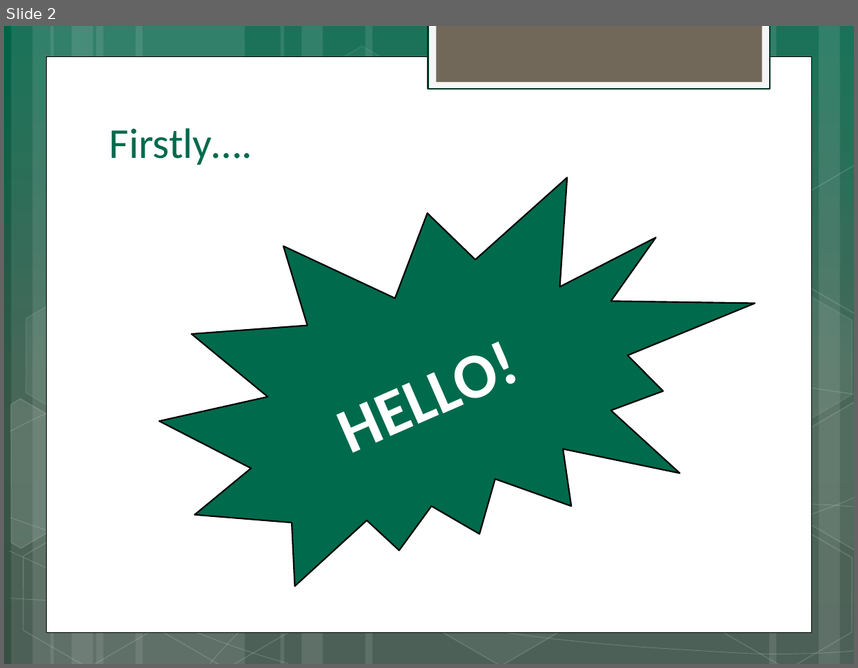
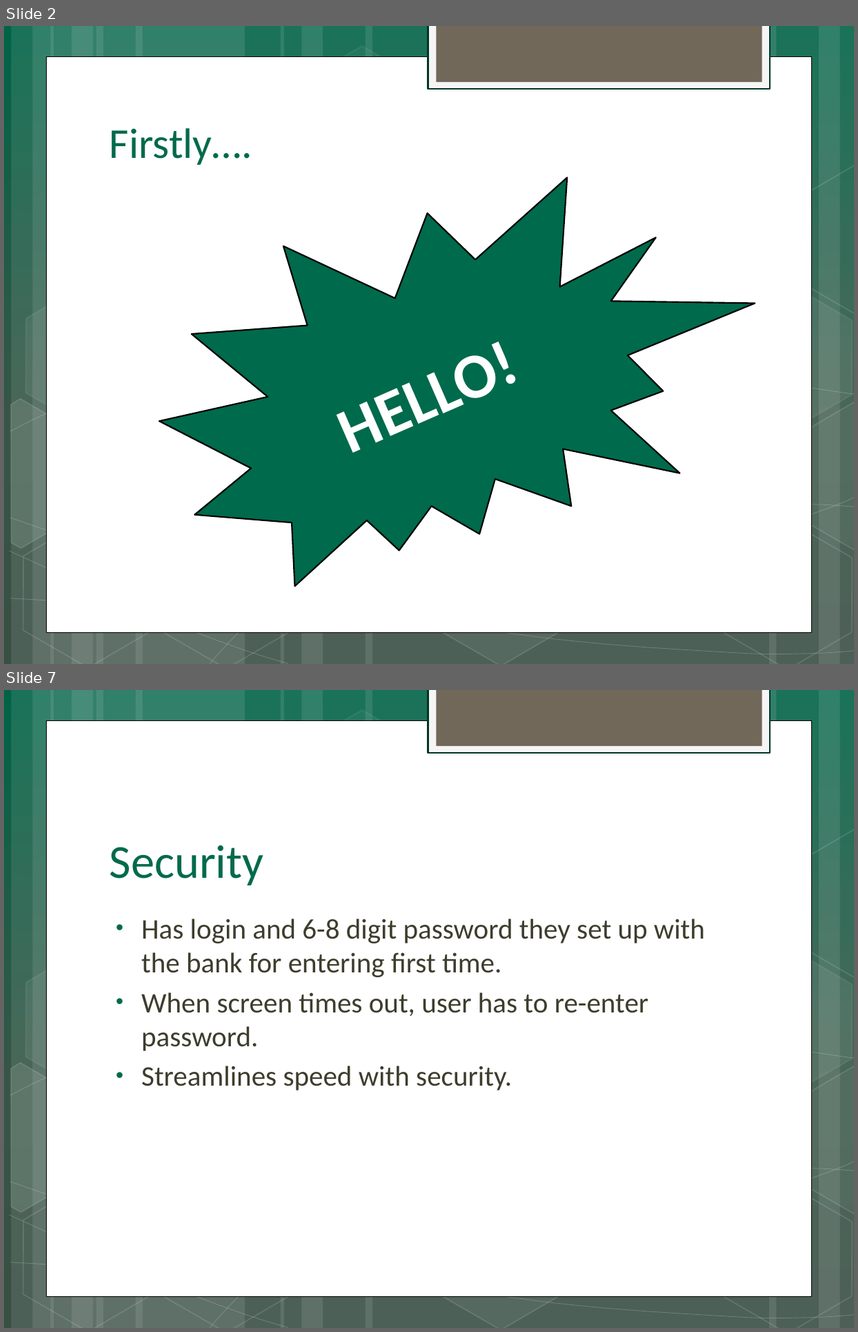
Before and after one commit to d-baranowski/Team-2, a slide deck: Powerpoint for Dragons Den/Dragons Den Presentation.pptx. Shown one above the other, each under a label of ours: slide 2 before the commit, slides 2 and 7 after it; the slides between them are not shown. The pictures are 858x668 and 858x1332 pixels, drawn with LibreOffice and Linux fonts; fonts in the diff are those of the drawing. Boxes give left, top, right and bottom in pixels: in the first picture for what was removed or moved away, otherwise in the second. Text is boxed around its words. In the diff, an @@ line names an element or a change of style, - is before the commit and + after.

```diff
--- a/Powerpoint for Dragons Den/Dragons Den Presentation.pptx
+++ b/Powerpoint for Dragons Den/Dragons Den Presentation.pptx
@@ slide 7 added at box(4, 690, 854, 1328), background gradient #006347 to #375648 to #385044; not listed: 31 template elements that a slide beside it also shows @@
@@ title added at box(110, 845, 263, 885), 40 pt, text #006A4C @@
+Security
@@ text added at box(141, 918, 705, 1090), 24 pt, text #3E3D2D @@
+• Has login and 6-8 digit password they set up with the bank for entering first time.
+• When screen times out, user has to re-enter password.
+• Streamlines speed with security.
```
Also in this commit, not shown: 1 slide changed, 11 other slides added, 5 slides removed.
